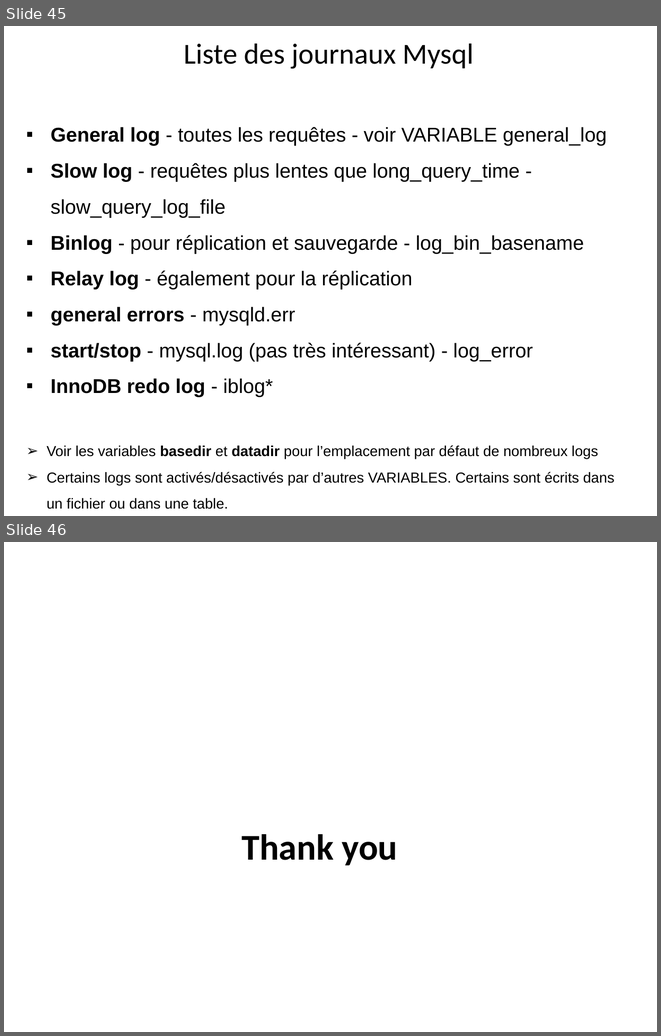
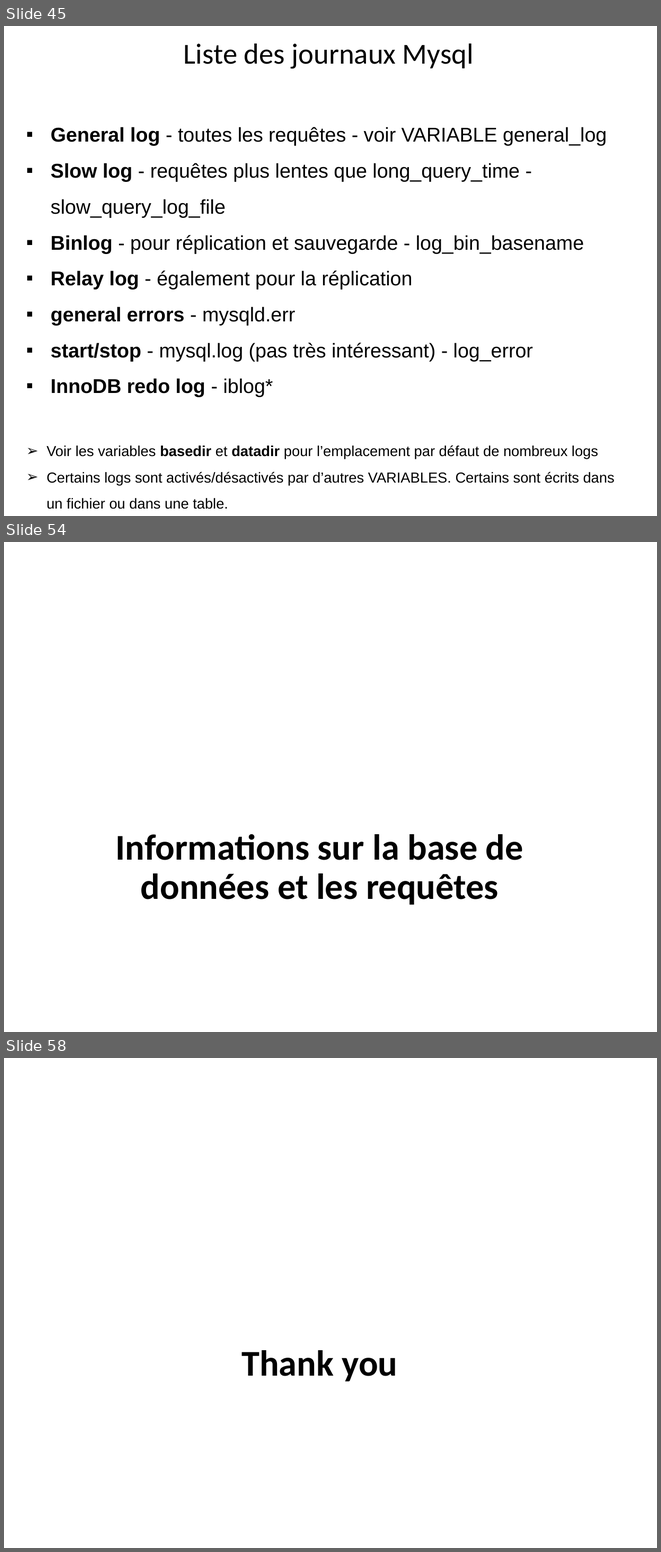
Before and after one commit to hosniah/mysql-labs, a slide deck: Administration MYSQL.pptx. Shown one above the other, each under a label of ours: slides 45 and 46 before the commit, slides 45, 54 and 58 after it; the slides between them are not shown. The pictures are 661x1036 and 661x1552 pixels, drawn with LibreOffice and Linux fonts; fonts in the diff are those of the drawing; background and template pictures are left out. Boxes give left, top, right and bottom in pixels: in the first picture for what was removed or moved away, otherwise in the second. Text is boxed around its words. In the diff, an @@ line names an element or a change of style, - is before the commit and + after.

```diff
--- a/Administration MYSQL.pptx
+++ b/Administration MYSQL.pptx
@@ slide 54 added at <box>4,542,657,1032</box>, background #FFFFFF @@
@@ title added at <box>116,834,523,905</box>, 40 pt, text #000000, bold @@
+Informations sur la base de données et les requêtes
@@ what was slide 46 is now slide 58 @@
```
Also in this commit, not shown: 11 other slides added.
